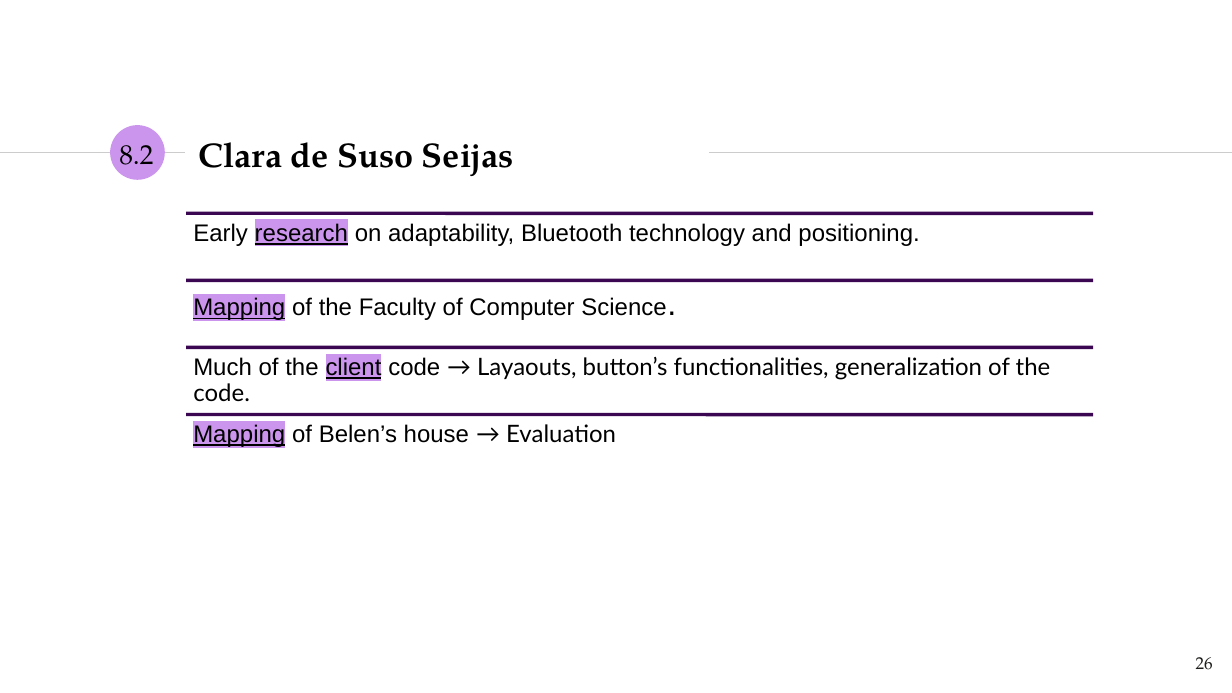
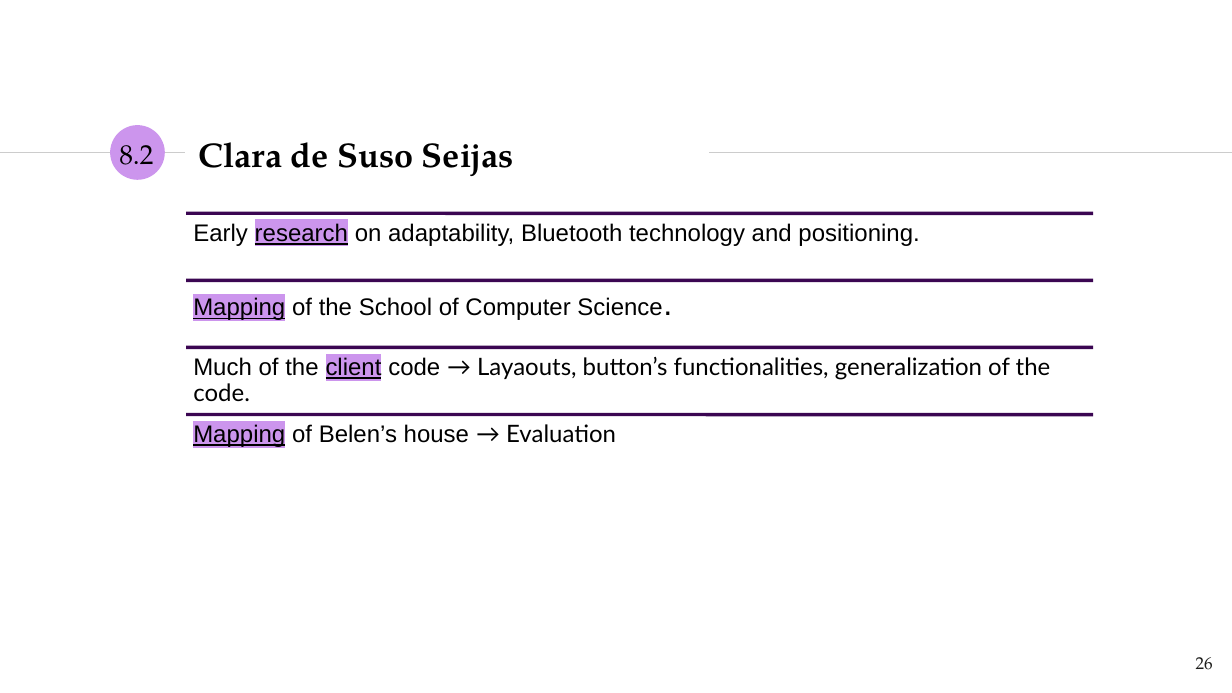
Before and after one commit to NILGroup/TFG-1920-DiscapacidadVisual, a slide deck: slide 26 of Defensa/presentaciónFinal.pptx. Drawn at 1232x693 pixels with LibreOffice and Linux fonts; fonts in the diff are those of the drawing. Boxes give left, top, right and bottom in pixels: in the first picture for what was removed or moved away, otherwise in the second. Text is boxed around its words. In the diff, an @@ line names an element or a change of style, - is before the commit and + after.

```diff
--- a/Defensa/presentaciónFinal.pptx
+++ b/Defensa/presentaciónFinal.pptx
@@ text at bbox=[193, 297, 662, 320]: text changed @@
-Mapping of the Faculty of Computer Science.
+Mapping of the School of Computer Science.
```
Also in this commit, not shown: 1 other slide changed, 3 other files.
